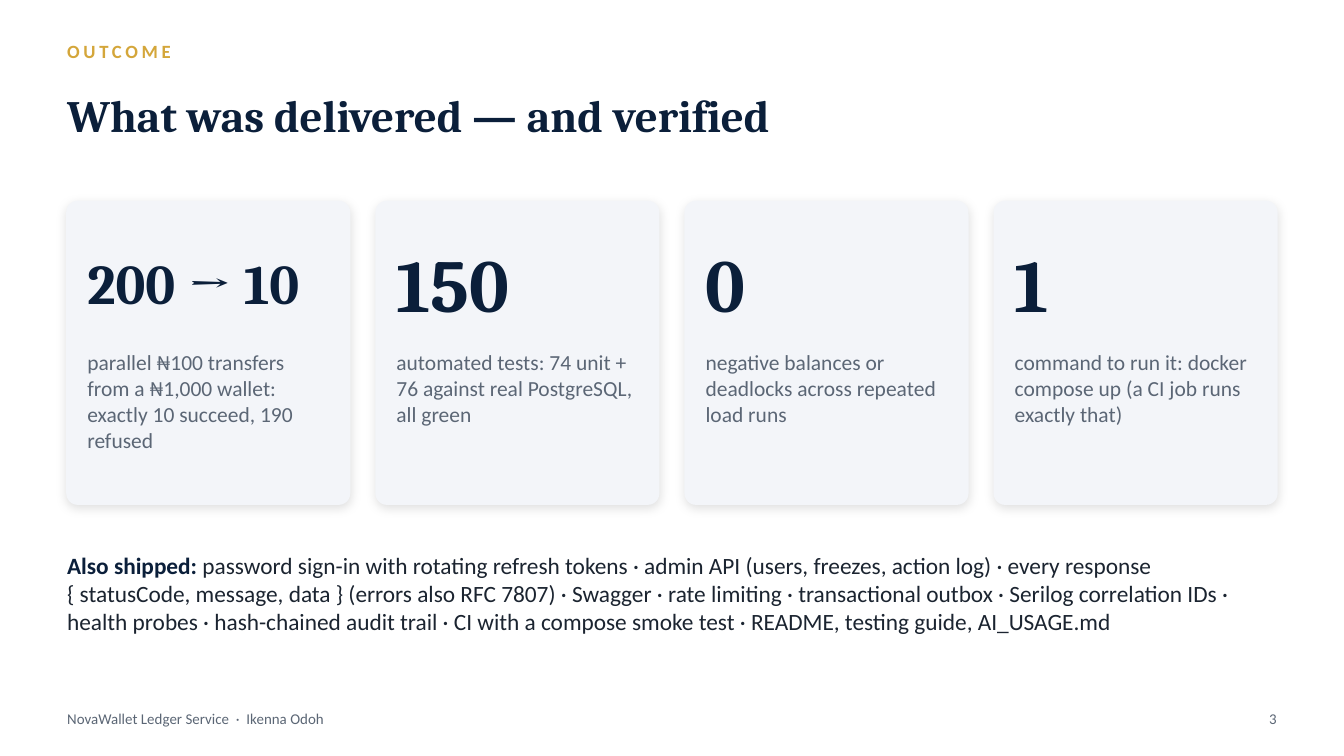
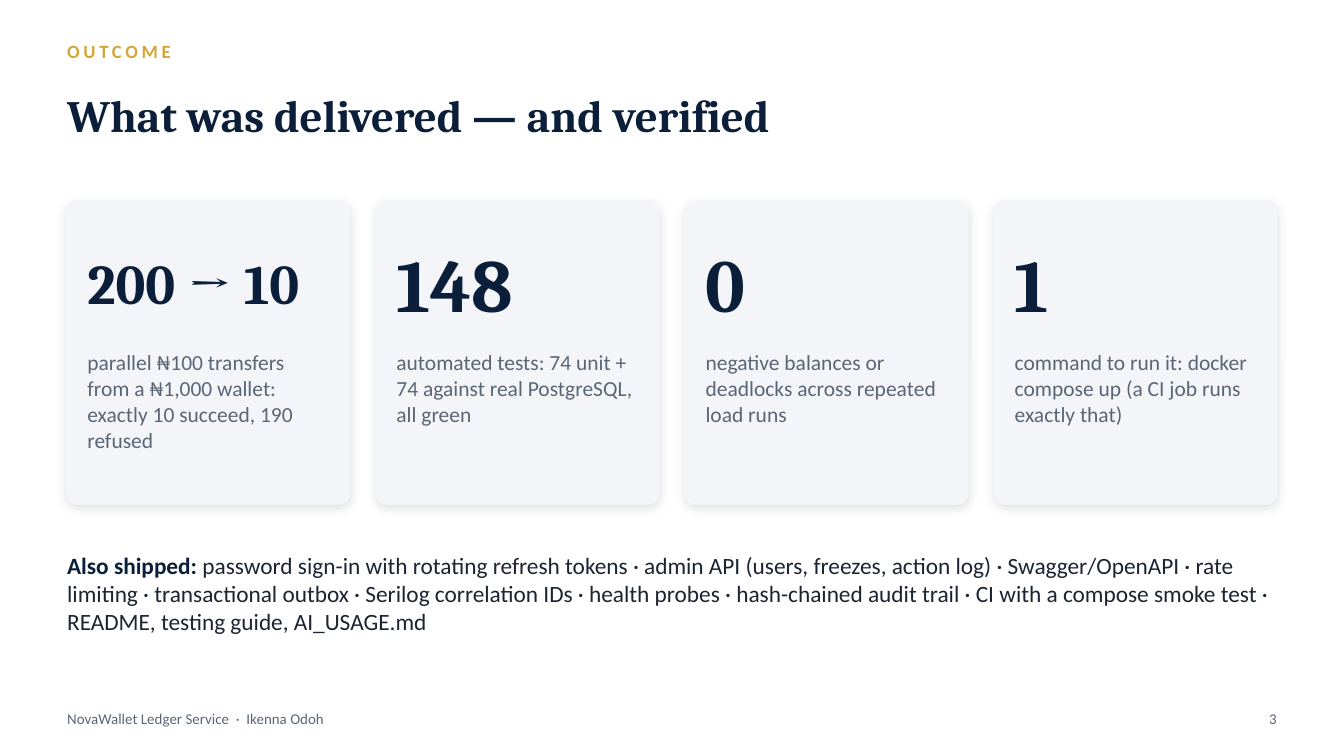
Before and after one commit to ikenna042/novawallet, a slide deck: slide 3 of docs/Ikenna_Odoh_NovaWallet_Case_Study.pptx. Drawn at 1344x756 pixels with LibreOffice and Linux fonts; fonts in the diff are those of the drawing. Boxes give left, top, right and bottom in pixels: in the first picture for what was removed or moved away, otherwise in the second. Text is boxed around its words. In the diff, an @@ line names an element or a change of style, - is before the commit and + after.

Commit message:
Revert "Wrap every response in { statusCode, message, data }; errors stay RFC 7807"
This reverts commit c3f6655e7471f77bca7e8944d2051daf7d3f00de.

```diff
--- a/docs/Ikenna_Odoh_NovaWallet_Case_Study.pptx
+++ b/docs/Ikenna_Odoh_NovaWallet_Case_Study.pptx
@@ text at bbox=[396, 261, 513, 313]: text changed @@
-150
+148
@@ text at bbox=[396, 355, 632, 426]: text changed @@
-automated tests: 74 unit + 76 against real PostgreSQL, all green
+automated tests: 74 unit + 74 against real PostgreSQL, all green
@@ text at bbox=[67, 557, 1257, 634]: text changed @@
-Also shipped: password sign-in with rotating refresh tokens · admin API (users, freezes, action log) · every response { statusCode, message, data } (errors also RFC 7807) · Swagger · rate limiting · transactional outbox · Serilog correlation IDs · health probes · hash-chained audit trail · CI with a compose smoke test · README, testing guide, AI_USAGE.md
+Also shipped: password sign-in with rotating refresh tokens · admin API (users, freezes, action log) · Swagger/OpenAPI · rate limiting · transactional outbox · Serilog correlation IDs · health probes · hash-chained audit trail · CI with a compose smoke test · README, testing guide, AI_USAGE.md
```
Also in this commit, not shown: 17 other files.
